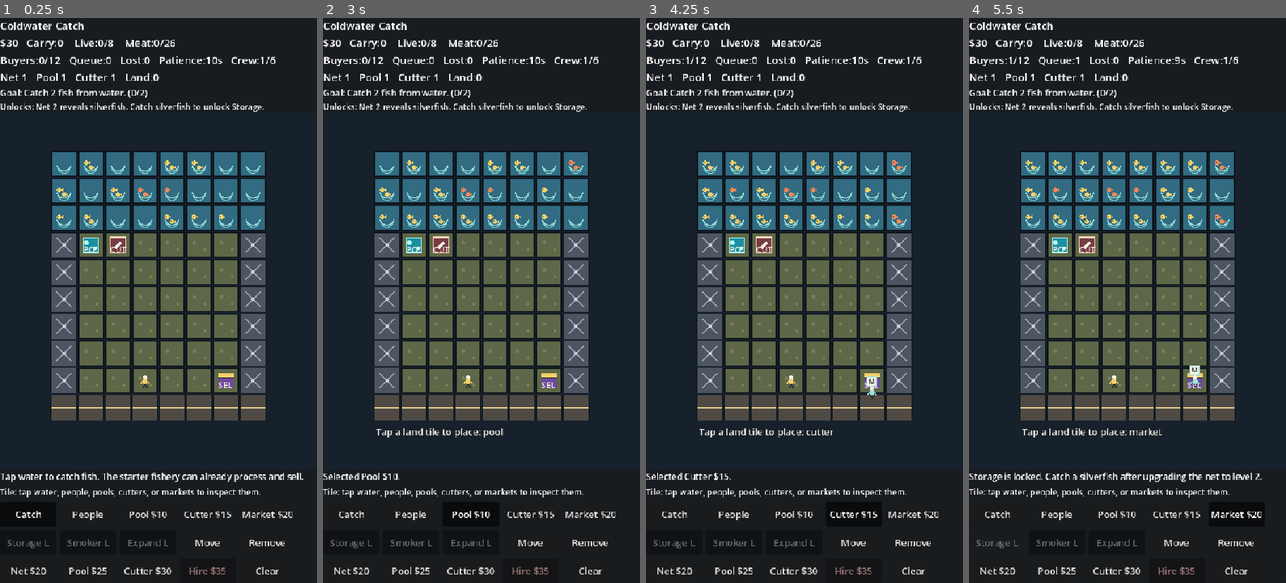
Above: before the commit, frames 1-4 (left to right).
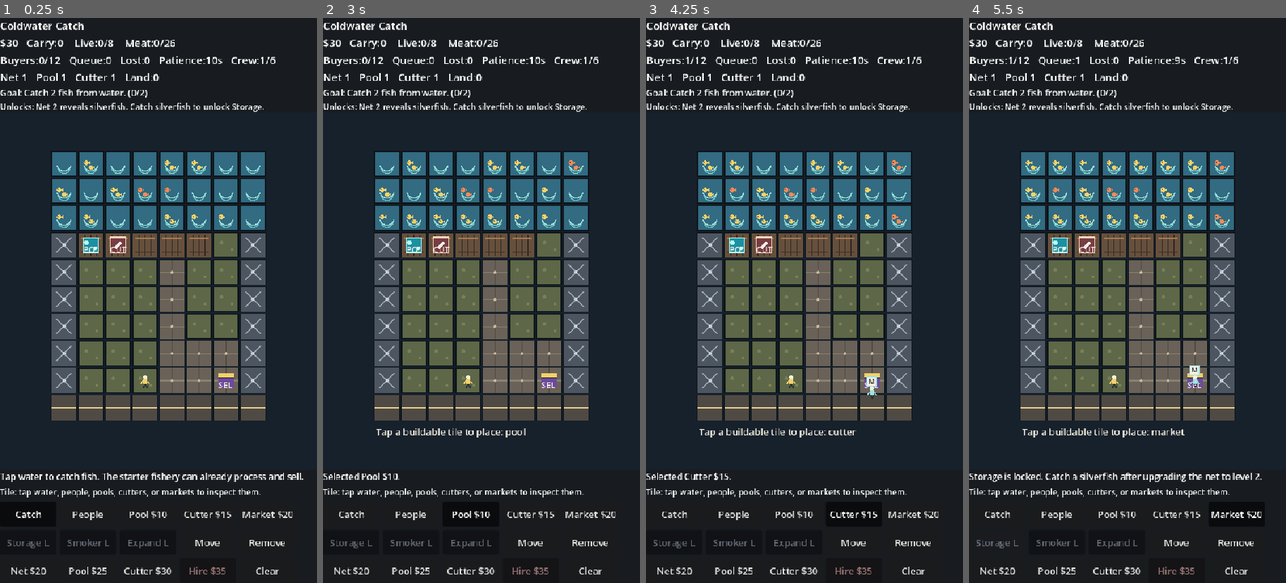
Above: after the commit, the same moments.

Repository: FunnySkillz/project_tilesgame
Game: Godot game, scene res://scenes/Main.tscn
Same seed, same stepped clock (60 frames per second), same inputs: the game is played once before the commit and once after it.
Inputs:
- Up to frame 1 (0.25 s): no input
- Up to frame 2 (3 s): click "Move" at 0.5 s; click "Catch" at 1.25 s; click "People" at 2 s; click "Pool $10" at 2.75 s
- Up to frame 3 (4.25 s): click "Cutter $15" at 3.5 s
- Up to frame 4 (5.5 s): click "Market $20" at 4.25 s; click "Storage L" at 5 s

The runs differ from the first frame. In frame 1, 1.0% of the frame differs, in the area x 24-76%, y 38-67%; in frame 2, 1.3%; in frame 3, 1.3%; in frame 4, 1.3%, in the area x 24-76%, y 38-75%.

Commit message:
Add dock and plaza layout tiles

Diff:
--- a/scripts/main.gd
+++ b/scripts/main.gd
@@ -1,6 +1,6 @@
 extends Control
 
-enum TileKind { WATER, LAND, ROAD, EXPANSION }
+enum TileKind { WATER, LAND, DOCK, PLAZA, ROAD, EXPANSION }
 enum BuildKind { NONE, POOL, CUTTER, MARKET, STORAGE, SMOKER }
 enum GoalStep { CATCH, STORE, PROCESS, SELL, UPGRADE, BUILD, NET_TWO, SILVERFISH, STORAGE, EXPAND, STABLE_SALES, SMOKER, SMOKED_SALE, COOK_SALE, MERCHANT_ORDER, DOCK_ORDER, COMPLETE }
 enum FishKind { MINNOW, CARP, SILVERFISH }
@@ -167,6 +167,10 @@
 				kind = TileKind.ROAD
 			elif x == 0 or x == GRID_W - 1:
 				kind = TileKind.EXPANSION
+			elif y == WATER_ROWS and x <= 5:
+				kind = TileKind.DOCK
+			elif _is_starter_plaza_cell(Vector2i(x, y)):
+				kind = TileKind.PLAZA
 			var fish_kind := _random_fish_kind()
 			var fish_count := randi_range(1, 2) if kind == TileKind.WATER and randf() < 0.45 else 0
 			row.append({
@@ -183,6 +187,40 @@
 	_set_starter_building(Vector2i(6, 8), BuildKind.MARKET)
 
 
+func _is_starter_plaza_cell(cell: Vector2i) -> bool:
+	if cell.x == 4 and cell.y >= 4 and cell.y <= 8:
+		return true
+	if cell.y == 8 and cell.x >= 4 and cell.x <= 6:
+		return true
+	if cell.y == 7 and cell.x >= 5 and cell.x <= 6:
+		return true
+	return false
+
+
+func _is_buildable_tile_kind(kind: int) -> bool:
+	return kind == TileKind.LAND or kind == TileKind.DOCK or kind == TileKind.PLAZA
+
+
+func _buildable_tile_text() -> String:
+	return "land, dock, or plaza tiles"
+
+
+func _tile_surface_name(kind: int) -> String:
+	match kind:
+		TileKind.DOCK:
+			return "dock"
+		TileKind.PLAZA:
+			return "plaza"
+		TileKind.ROAD:
+			return "road"
+		TileKind.EXPANSION:
+			return "expansion ground"
+		TileKind.WATER:
+			return "water"
+		_:
+			return "land"
+
+
 func _set_starter_building(cell: Vector2i, building: int) -> void:
 	var tile: Dictionary = tiles[cell.y][cell.x]
 	tile["building"] = building
@@ -259,13 +297,13 @@
 
 	_add_tool_button(actions, TOOL_CATCH, "Catch", "Tap water to collect fish, or tap a pool to deposit carried fish.")
 	_add_tool_button(actions, TOOL_PEOPLE, "People", "Select a worker, then tap water, a building, or land to assign them.")
-	_add_tool_button(actions, TOOL_POOL, "Pool $10", "Build live fish capacity on land.")
-	_add_tool_button(actions, TOOL_CUTTER, "Cutter $15", "Build processing on land.")
-	_add_tool_button(actions, TOOL_MARKET, "Market $20", "Build selling on land.")
+	_add_tool_button(actions, TOOL_POOL, "Pool $10", "Build live fish capacity on a buildable tile.")
+	_add_tool_button(actions, TOOL_CUTTER, "Cutter $15", "Build processing on a buildable tile.")
+	_add_tool_button(actions, TOOL_MARKET, "Market $20", "Build selling on a buildable tile.")
 	_add_tool_button(actions, TOOL_STORAGE, "Storage", "Unlock by catching silverfish. Adds meat storage capacity.")
 	_add_tool_button(actions, TOOL_SMOKER, "Smoker", "Unlock after steady sales. Turns meat into higher-value smoked meat.")
 	_add_tool_button(actions, TOOL_EXPAND, "Expand", "Unlock after building Storage. Converts edge ground into buildable land.")
-	_add_tool_button(actions, TOOL_MOVE, "Move", "Move one building to another land tile.")
+	_add_tool_button(actions, TOOL_MOVE, "Move", "Move one building to another buildable tile.")
 	_add_tool_button(actions, TOOL_REMOVE, "Remove", "Remove a building and recover half its cost.")
 	command_buttons["net"] = _add_command_button(actions, "Net +", "Upgrade net", _upgrade_net)
 	command_buttons["pool"] = _add_command_button(actions, "Pool +", "Upgrade pools", _upgrade_pool)
@@ -423,11 +461,11 @@
 		return
 
 	var tile: Dictionary = tiles[cell.y][cell.x]
-	if tile["kind"] != TileKind.LAND:
-		status_text = "Build " + label + " on land tiles."
+	if not _is_buildable_tile_kind(int(tile["kind"])):
+		status_text = "Build " + label + " on " + _buildable_tile_text() + "."
 		return
 	if tile["building"] != BuildKind.NONE:
-		status_text = "This land tile already has a building."
+		status_text = "This tile already has a building."
 		return
 	if money < cost:
 		status_text = "Need $" + str(cost) + " to build a " + label + "."
@@ -466,7 +504,7 @@
 	var tile: Dictionary = tiles[cell.y][cell.x]
 	if moving_building == BuildKind.NONE:
 		if tile["building"] == BuildKind.NONE:
-			status_text = "Tap a building first, then tap an empty land tile."
+			status_text = "Tap a building first, then tap an empty buildable tile."
 			return
 		if tile["building"] == BuildKind.POOL and not _can_remove_pool_at(cell):
 			status_text = "Cannot move this pool while it is needed for live fish capacity."
@@ -482,15 +520,15 @@
 		move_source_cell = cell
 		tile["building"] = BuildKind.NONE
 		tiles[cell.y][cell.x] = tile
-		status_text = "Moving " + _building_name(moving_building) + ". Tap an empty land tile to place it."
+		status_text = "Moving " + _building_name(moving_building) + ". Tap an empty buildable tile to place it."
 		_add_popup_for_cell(cell, "Move", Color("#f2d16b"))
 		return
 
-	if tile["kind"] != TileKind.LAND:
-		status_text = "Moved buildings must be placed on land."
+	if not _is_buildable_tile_kind(int(tile["kind"])):
+		status_text = "Moved buildings must be placed on " + _buildable_tile_text() + "."
 		return
 	if tile["building"] != BuildKind.NONE:
-		status_text = "That tile is occupied. Pick an empty land tile."
+		status_text = "That tile is occupied. Pick an empty buildable tile."
 		return
 
 	tile["building"] = moving_building
@@ -1392,8 +1430,15 @@
 	var capacity := 1
 	if _has_adjacent_tile_kind(cell, TileKind.ROAD):
 		capacity += 1
+	if _is_plaza_connected(cell):
+		capacity += 1
 	capacity += _worker_count_assigned_to(cell)
 	return capacity
+
+
+func _is_plaza_connected(cell: Vector2i) -> bool:
+	var tile: Dictionary = tiles[cell.y][cell.x]
+	return tile["kind"] == TileKind.PLAZA or _has_adjacent_tile_kind(cell, TileKind.PLAZA)
 
 
 func _random_fish_kind() -> int:
@@ -1558,6 +1603,10 @@
 		return "They will catch fish and carry them directly to pools."
 	if tile["kind"] == TileKind.ROAD:
 		return "They will stand by on the road until you assign a job."
+	if tile["building"] == BuildKind.NONE and tile["kind"] == TileKind.DOCK:
+		return "They will stand by on the dock, close to fishing work."
+	if tile["building"] == BuildKind.NONE and tile["kind"] == TileKind.PLAZA:
+		return "They will stand by in the plaza where buyers gather."
 
 	match int(tile["building"]):
 		BuildKind.POOL:
@@ -1740,6 +1789,8 @@
 func _layout_hint_for_building(cell: Vector2i, building: int) -> String:
 	match building:
 		BuildKind.POOL:
+			if tiles[cell.y][cell.x]["kind"] == TileKind.DOCK:
+				return "Dock pools sit right on the working shoreline."
 			if _has_adjacent_tile_kind(cell, TileKind.WATER):
 				return "Water access gives this pool +2 capacity."
 			return "Pools get +2 capacity when touching water."
@@ -1748,9 +1799,13 @@
 				return "Adjacent pool gives this cutter +50% work rate."
 			return "Cutters work faster beside pools."
 		BuildKind.MARKET:
+			if _has_adjacent_tile_kind(cell, TileKind.ROAD) and _is_plaza_connected(cell):
+				return "Road and plaza access give this market strong buyer flow."
+			if _is_plaza_connected(cell):
+				return "Plaza access gives this market +1 sale capacity."
 			if _has_adjacent_tile_kind(cell, TileKind.ROAD):
-				return "Road access lets this market sell twice as fast."
-			return "Markets sell faster beside the road."
+				return "Road access gives this market +1 sale capacity."
+			return "Markets sell faster beside the road or plaza."
 		BuildKind.STORAGE:
 			if _has_adjacent_building(cell, BuildKind.MARKET):
 				return "Adjacent market gives this storage +6 meat capacity."
@@ -2061,6 +2116,10 @@
 			var fill := Color("#5e6747")
 			if tile["kind"] == TileKind.WATER:
 				fill = Color("#326b82")
+			elif tile["kind"] == TileKind.DOCK:
+				fill = Color("#66503d")
+			elif tile["kind"] == TileKind.PLAZA:
+				fill = Color("#6a6258")
 			elif tile["kind"] == TileKind.ROAD:
 				fill = Color("#504a45")
 			elif tile["kind"] == TileKind.EXPANSION:
@@ -2070,6 +2129,10 @@
 
 			if tile["kind"] == TileKind.WATER:
 				_draw_water_tile(rect, int(tile["fish"]), int(tile["fish_kind"]))
+			elif tile["kind"] == TileKind.DOCK:
+				_draw_dock_tile(rect, int(tile["building"]))
+			elif tile["kind"] == TileKind.PLAZA:
+				_draw_plaza_tile(rect, int(tile["building"]))
 			elif tile["kind"] == TileKind.ROAD:
 				_draw_road_tile(rect)
 			elif tile["kind"] == TileKind.EXPANSION:
@@ -2098,6 +2161,26 @@
 	draw_rect(rect, Color("#504a45"))
 	draw_line(rect.position + Vector2(0, rect.size.y * 0.5), rect.end - Vector2(0, rect.size.y * 0.5), Color("#e8d28d"), 3.0)
 	draw_line(rect.position + Vector2(8, rect.size.y * 0.5), rect.position + Vector2(rect.size.x - 8, rect.size.y * 0.5), Color("#2c2927"), 1.0)
+
+
+func _draw_dock_tile(rect: Rect2, building: int) -> void:
+	draw_rect(rect, Color("#66503d"))
+	for offset in [0.25, 0.5, 0.75]:
+		var x: float = rect.position.x + rect.size.x * float(offset)
+		draw_line(Vector2(x, rect.position.y + 3), Vector2(x, rect.end.y - 3), Color("#2f261f"), 1.5)
+	draw_line(rect.position + Vector2(4, rect.size.y * 0.22), rect.end - Vector2(4, rect.size.y * 0.78), Color("#a17a54"), 2.0)
+	draw_line(rect.position + Vector2(4, rect.size.y * 0.78), rect.end - Vector2(4, rect.size.y * 0.22), Color("#3d3026"), 1.0)
+	if building != BuildKind.NONE:
+		_draw_land_tile(rect, building)
+
+
+func _draw_plaza_tile(rect: Rect2, building: int) -> void:
+	draw_rect(rect, Color("#6a6258"))
+	draw_line(rect.position + Vector2(0, rect.size.y * 0.5), rect.position + Vector2(rect.size.x, rect.size.y * 0.5), Color("#8b8174"), 1.5)
+	draw_line(rect.position + Vector2(rect.size.x * 0.5, 0), rect.position + Vector2(rect.size.x * 0.5, rect.size.y), Color("#514a42"), 1.5)
+	draw_circle(rect.get_center(), 2.5, Color("#c6b99d"))
+	if building != BuildKind.NONE:
+		_draw_land_tile(rect, building)
 
 
 func _draw_expansion_tile(rect: Rect2) -> void:
@@ -2250,11 +2333,11 @@
 		TOOL_EXPAND:
 			hint = "Expand: tap edge ground to buy one land tile."
 		TOOL_MOVE:
-			hint = "Move: tap a building, then an empty land tile."
+			hint = "Move: tap a building, then an empty buildable tile."
 		TOOL_REMOVE:
 			hint = "Remove: tap a building to recover half its cost."
 		_:
-			hint = "Tap a land tile to place: " + selected_tool
+			hint = "Tap a buildable tile to place: " + selected_tool
 	draw_string(font, grid_rect.position + Vector2(4, grid_rect.size.y + 24), hint, HORIZONTAL_ALIGNMENT_LEFT, grid_rect.size.x, 16, Color("#f5efe1"))
 
 
@@ -2311,7 +2394,7 @@
 		var fish_kind := int(tile["fish_kind"])
 		return "Tile: water with " + str(tile["fish"]) + " " + _fish_plural(fish_kind, int(tile["fish"])) + ". Workers assigned here auto-carry fish to pools."
 	if tile["kind"] == TileKind.ROAD:
-		return "Tile: road. Markets beside roads sell twice as fast."
+		return "Tile: road. Markets beside roads gain +1 sale capacity."
 	if tile["kind"] == TileKind.EXPANSION:
 		if _is_land_expansion_unlocked():
 			return "Tile: expansion ground. Use Expand to buy this land for $" + str(COST_EXPAND) + "."
@@ -2323,7 +2406,7 @@
 		BuildKind.CUTTER:
 			return "Tile: cutter. Rate x" + _format_ratio(_cutter_rate_at(selected_cell)) + "; staff " + str(_worker_count_assigned_to(selected_cell)) + "; faster beside pools."
 		BuildKind.MARKET:
-			return "Tile: market. Sales " + str(_market_capacity_at(selected_cell)) + "/tick; staff " + str(_worker_count_assigned_to(selected_cell)) + "; road access doubles it."
+			return "Tile: market. Sales " + str(_market_capacity_at(selected_cell)) + "/tick; staff " + str(_worker_count_assigned_to(selected_cell)) + "; road and plaza access each help flow."
 		BuildKind.STORAGE:
 			return "Tile: storage. Adds " + str(_storage_capacity_at(selected_cell)) + " meat capacity and smoked goods room; better beside markets."
 		BuildKind.SMOKER:
@@ -2334,7 +2417,7 @@
 				options += ", storage"
 			if _is_smoker_unlocked():
 				options += ", smoker"
-			return "Tile: open land. Build " + options + " here."
+			return "Tile: open " + _tile_surface_name(int(tile["kind"])) + ". Build " + options + " here."
 
 
 func _building_label(building: int) -> String:
Not shown, changed: README.md
Not shown, changed: docs/art_plan.md
Not shown, changed: docs/design_plan.md
Not shown, changed: docs/game_plan.md
Not shown, changed: docs/implementation_phases.md
